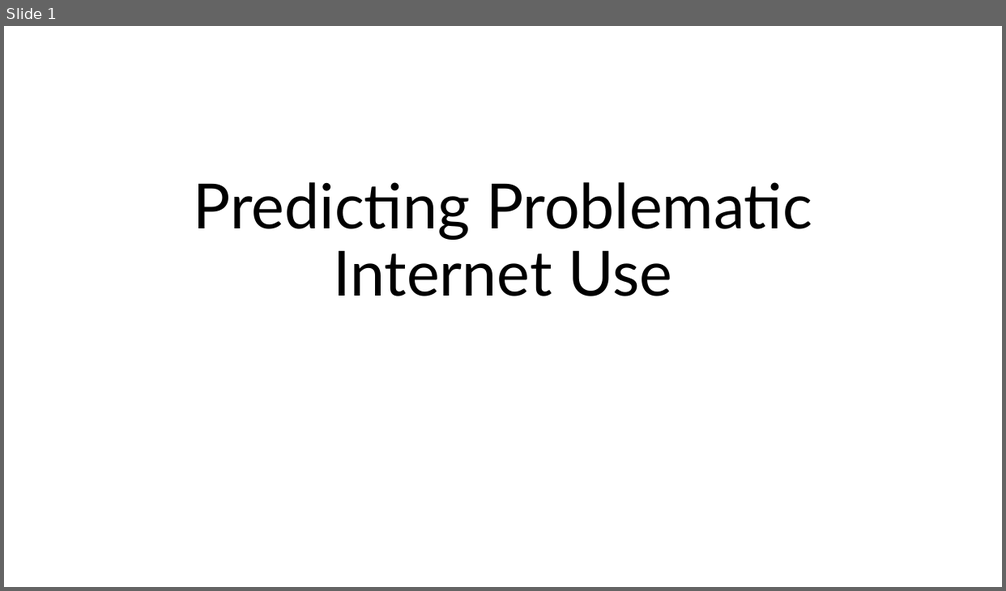
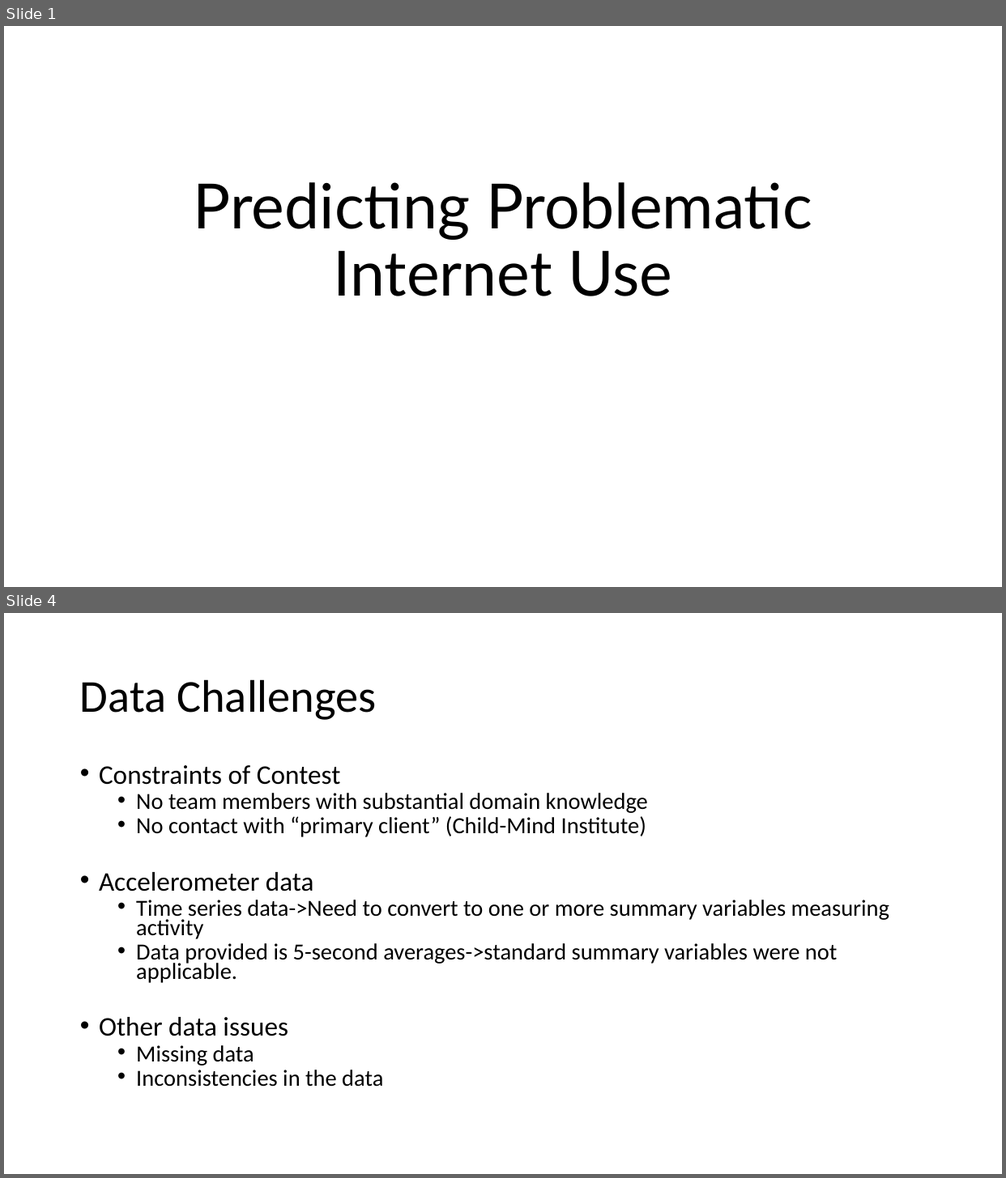
Before and after one commit to aarondweinberg/CMI_problematic_internet_use, a slide deck: Presentation/Problematic Internet Use Video.pptx. Shown one above the other, each under a label of ours: slide 1 before the commit, slides 1 and 4 after it; the slides between them are not shown. The pictures are 1006x591 and 1006x1178 pixels, drawn with LibreOffice and Linux fonts; fonts in the diff are those of the drawing. Boxes give left, top, right and bottom in pixels: in the first picture for what was removed or moved away, otherwise in the second. Text is boxed around its words. In the diff, an @@ line names an element or a change of style, - is before the commit and + after.

```diff
--- a/Presentation/Problematic Internet Use Video.pptx
+++ b/Presentation/Problematic Internet Use Video.pptx
@@ slide 4 added at (x1=4, y1=613, x2=1002, y2=1174), background #FFFFFF @@
@@ title added at (x1=80, y1=679, x2=377, y2=720), 44 pt, text #000000 @@
+Data Challenges
@@ text added at (x1=99, y1=765, x2=889, y2=1087), 22.2 pt, text #000000 @@
+• Constraints of Contest
+  • No team members with substantial domain knowledge
+  • No contact with “primary client” (Child-Mind Institute)
+• Accelerometer data
+  • Time series data->Need to convert to one or more summary variables measuring activity
+  • Data provided is 5-second averages->standard summary variables were not applicable.
+• Other data issues
+  • Missing data
+  • Inconsistencies in the data
```
Also in this commit, not shown: 5 other slides added, 1 slide removed, 5 other files.
